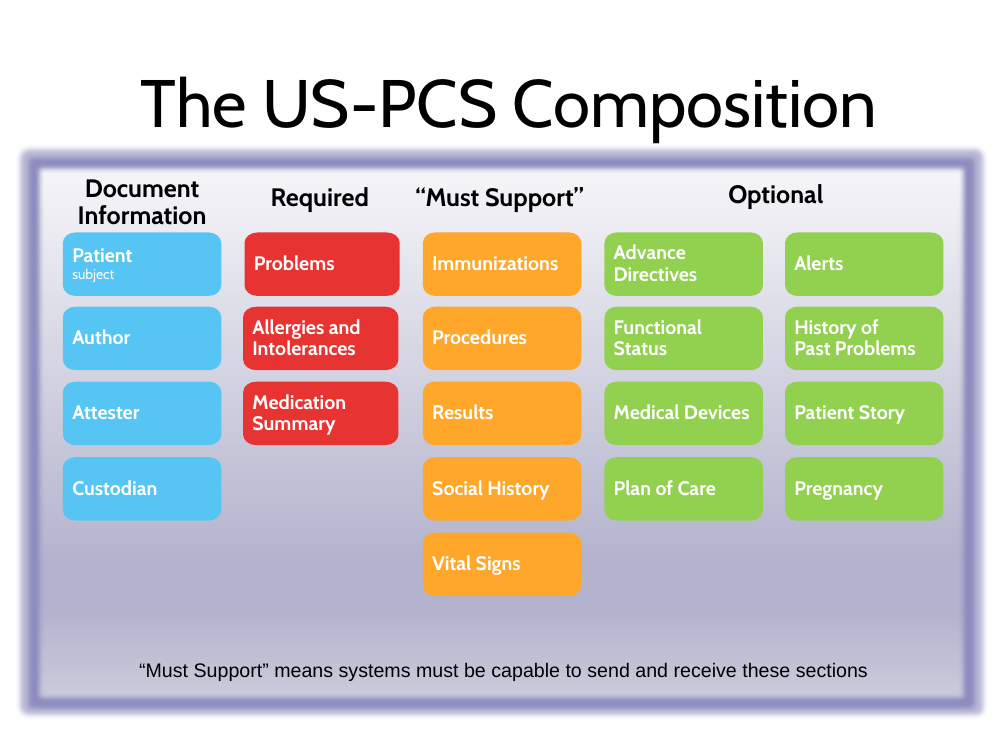
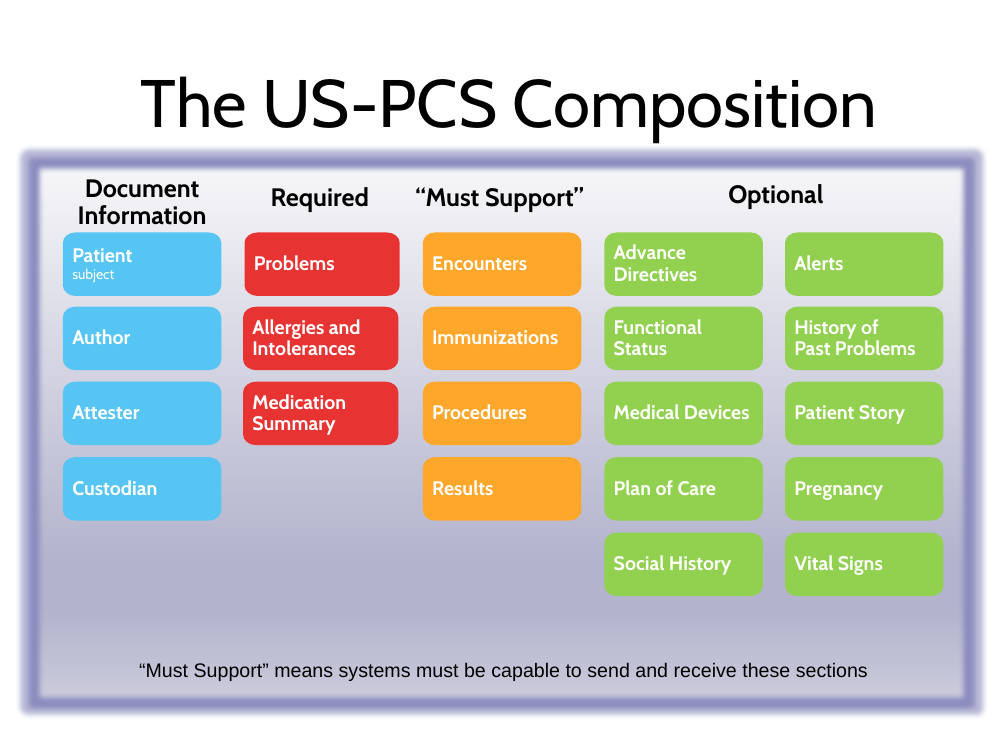
Before and after one commit to HL7/us-fhir-ps, a slide deck: slide 2 of US-PCS ballot images 2026.pptx. Drawn at 1008x756 pixels with LibreOffice and Linux fonts; fonts in the diff are those of the drawing. Boxes give left, top, right and bottom in pixels: in the first picture for what was removed or moved away, otherwise in the second. Text is boxed around its words. In the diff, an @@ line names an element or a change of style, - is before the commit and + after.

Commit message:
Additional change to removed image

```diff
--- a/US-PCS ballot images 2026.pptx
+++ b/US-PCS ballot images 2026.pptx
@@ freeform shape added at (423,233,582,296), fill #FFA72A, 14 pt, text #FFFFFF, bold @@
+Encounters
@@ 3 freeform shapes: place and size @@
-3 freeform shapes at (423,233,582,446)
+3 freeform shapes at (423,306,582,521)
@@ freeform shape "Social History": place and size @@
-freeform shape "Social History" at (423,458,582,521)
+freeform shape "Social History" at (605,532,763,596)
@@ freeform shape "Social History" at (605,532,763,596): fill #FFA72A to #92D050 @@
@@ freeform shape "Vital Signs" at (785,532,943,596): fill #FFA72A to #92D050 @@
@@ freeform shape "Vital Signs": place and size @@
-freeform shape "Vital Signs" at (423,532,582,596)
+freeform shape "Vital Signs" at (785,532,943,596)
```
